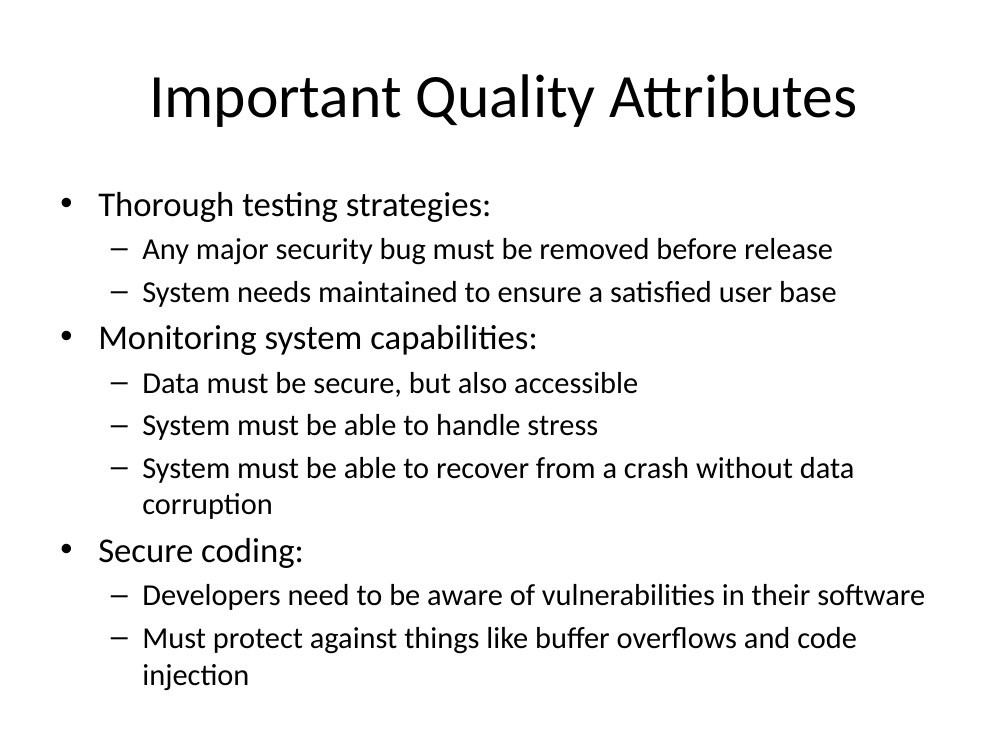
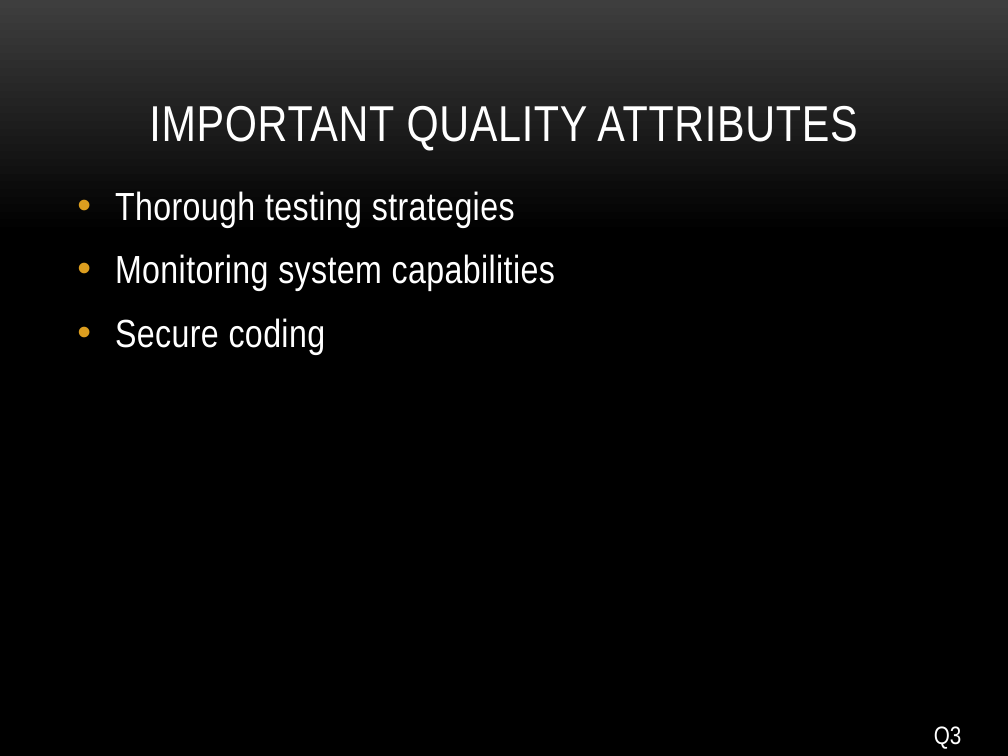
Before and after one commit to petitJAM/Nutrition-App, a slide deck: slide 3 of Milestones and Domain Track/Cyber Security.pptx. Drawn at 1008x756 pixels with LibreOffice and Linux fonts; fonts in the diff are those of the drawing; background and template pictures are left out. Boxes give left, top, right and bottom in pixels: in the first picture for what was removed or moved away, otherwise in the second. Text is boxed around its words. In the diff, an @@ line names an element or a change of style, - is before the commit and + after.

```diff
--- a/Milestones and Domain Track/Cyber Security.pptx
+++ b/Milestones and Domain Track/Cyber Security.pptx
@@ background #FFFFFF to picture (left out) @@
@@ title "IMPORTANT QUALITY ATTRIBUTES" at (149, 105, 857, 151): vertical alignment middle to bottom @@
@@ title at (149, 105, 857, 151): text changed; size 44 to 36 pt; font Calibri to Arial Narrow; text colour #000000 to #FFFFFF @@
-Important Quality Attributes
+IMPORTANT QUALITY ATTRIBUTES
@@ text at (115, 191, 555, 354): text changed; size 21.7 to 28 pt; font Calibri to Arial Narrow; text colour #000000 to #FFFFFF @@
-• Thorough testing strategies:
-  – Any major security bug must be removed before release
-  – System needs maintained to ensure a satisfied user base
-• Monitoring system capabilities:
-  – Data must be secure, but also accessible
-  – System must be able to handle stress
-  – System must be able to recover from a crash without data corruption
-• Secure coding:
-  – Developers need to be aware of vulnerabilities in their software
-  – Must protect against things like buffer overflows and code injection
+• Thorough testing strategies
+• Monitoring system capabilities
+• Secure coding
@@ text added at (934, 726, 962, 749), 18 pt, text #FFFFFF @@
+Q3
```
Also in this commit, not shown: 8 other slides changed, 11 slides added, 1 slide removed, 3 other files.
